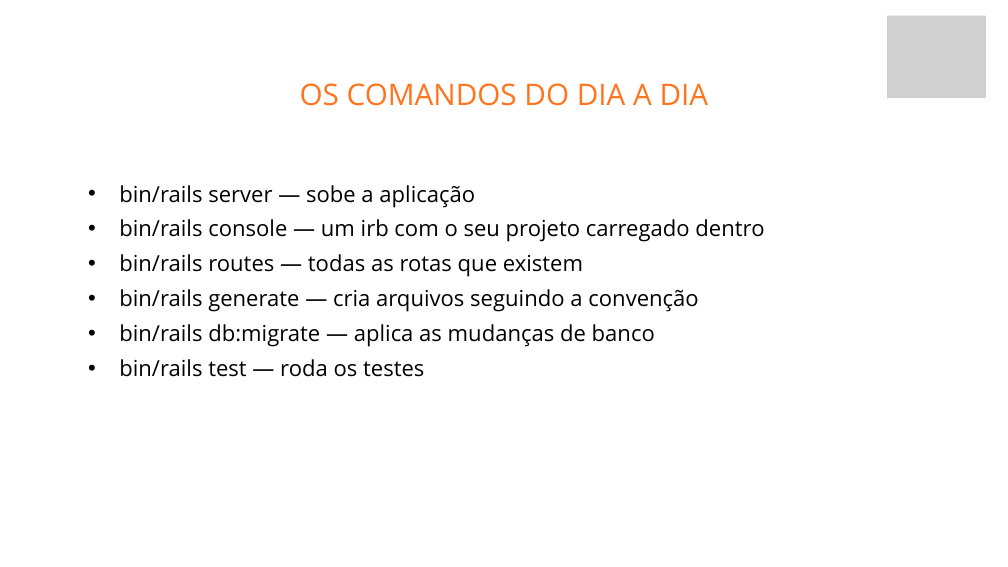
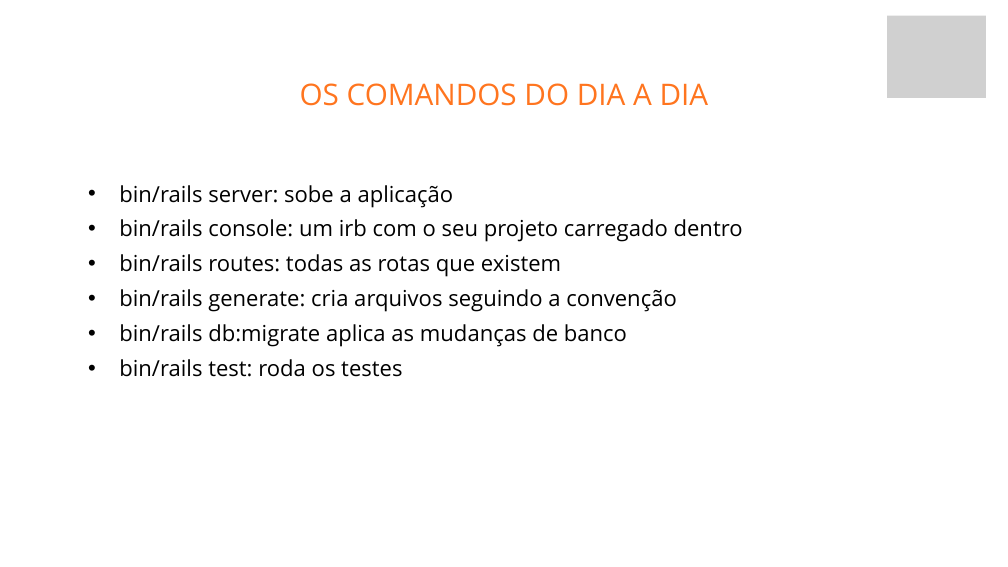
Before and after one commit to fabriciosiqueira08/capacitacao-gabarito, a slide deck: slide 59 of slides/build/aula-01-fundamentos-de-back-end.pptx. Drawn at 1008x567 pixels with LibreOffice and Linux fonts; fonts in the diff are those of the drawing; grey boxes stand for pictures; background and template pictures are left out. Boxes give left, top, right and bottom in pixels: in the first picture for what was removed or moved away, otherwise in the second. Text is boxed around its words. In the diff, an @@ line names an element or a change of style, - is before the commit and + after.

```diff
--- a/slides/build/aula-01-fundamentos-de-back-end.pptx
+++ b/slides/build/aula-01-fundamentos-de-back-end.pptx
@@ text at box(119, 185, 743, 377): text changed @@
-  • bin/rails server — sobe a aplicação
-  • bin/rails console — um irb com o seu projeto carregado dentro
-  • bin/rails routes — todas as rotas que existem
-  • bin/rails generate — cria arquivos seguindo a convenção
-  • bin/rails db:migrate — aplica as mudanças de banco
-  • bin/rails test — roda os testes
+  • bin/rails server: sobe a aplicação
+  • bin/rails console: um irb com o seu projeto carregado dentro
+  • bin/rails routes: todas as rotas que existem
+  • bin/rails generate: cria arquivos seguindo a convenção
+  • bin/rails db:migrate aplica as mudanças de banco
+  • bin/rails test: roda os testes
```
Also in this commit, not shown: 17 other slides changed, 7 other files.
